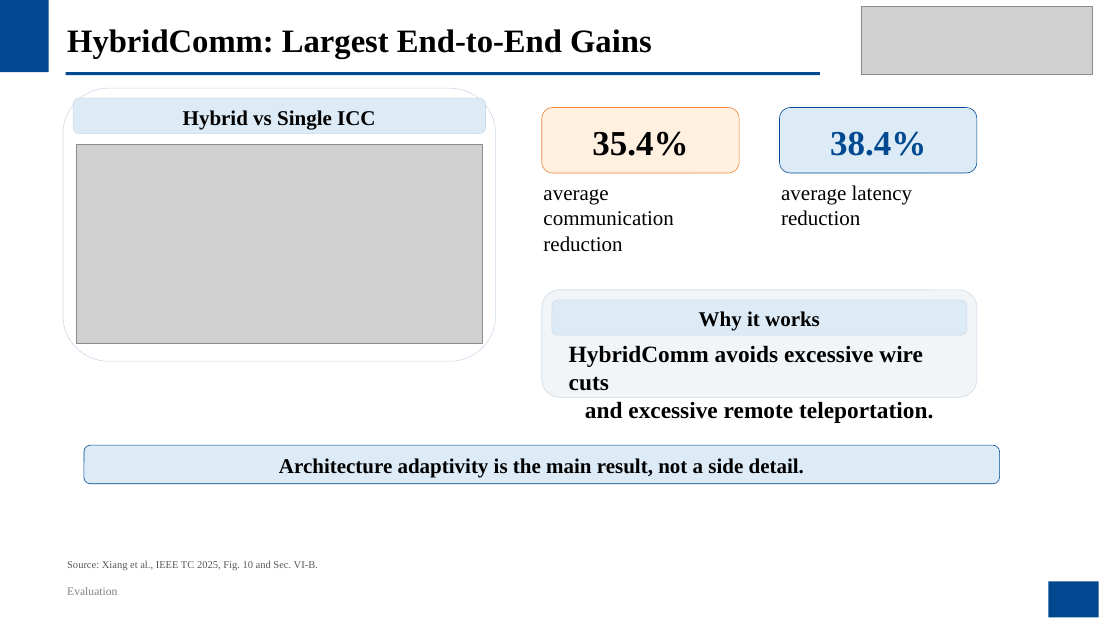
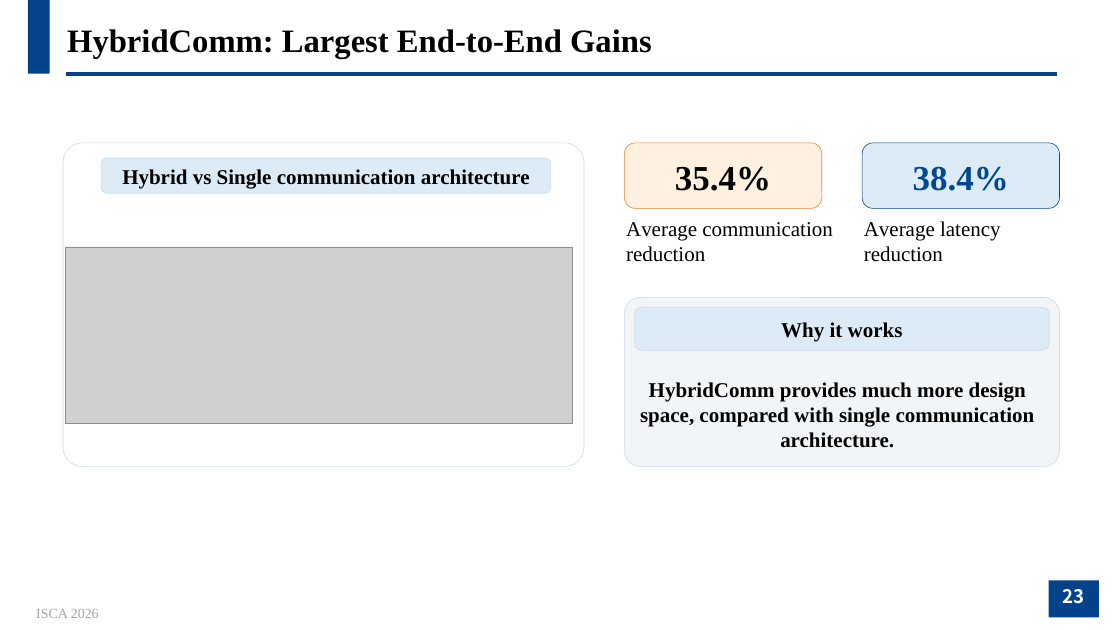
Before and after one commit to JanusQ/Janus4, a slide deck: slide 23 of adaptiveQC/pptx/AdaptDQC_Adaptive_Distributed_Quantum_Computing_With_Quantitative_Performance_Analysis.pptx (slide 26 before the commit). Drawn at 1120x630 pixels with LibreOffice and Linux fonts; fonts in the diff are those of the drawing; grey boxes stand for pictures; background and template pictures are left out. Boxes give left, top, right and bottom in pixels: in the first picture for what was removed or moved away, otherwise in the second. Text is boxed around its words. In the diff, an @@ line names an element or a change of style, - is before the commit and + after.

```diff
--- a/adaptiveQC/pptx/AdaptDQC_Adaptive_Distributed_Quantum_Computing_With_Quantitative_Performance_Analysis.pptx
+++ b/adaptiveQC/pptx/AdaptDQC_Adaptive_Distributed_Quantum_Computing_With_Quantitative_Performance_Analysis.pptx
@@ rectangle removed at (0,0,1120,630) @@
@@ rectangle removed at (0,0,49,72) @@
@@ picture removed at (861,7,1092,74) @@
@@ rectangle removed at (66,72,820,76) @@
@@ line added from (66, 74) to (1058, 74), #04428A 3 pt @@
@@ rounded rectangle at (63,143,584,466): proportions changed @@
@@ rounded rectangle: place and size @@
-rounded rectangle at (63,88,496,361)
+rounded rectangle at (63,143,584,466)
@@ picture removed at (76,145,482,344) @@
@@ rounded rectangle "35.4%": place and size @@
-rounded rectangle "35.4%" at (542,108,739,173)
+rounded rectangle "35.4%" at (624,143,822,208)
@@ rounded rectangle "38.4%": place and size @@
-rounded rectangle "38.4%" at (780,108,977,173)
+rounded rectangle "38.4%" at (862,143,1060,208)
@@ rounded rectangle "Hybrid vs Single communication architecture": place and size @@
-rounded rectangle "Hybrid vs Single communication architecture" at (73,98,486,134)
+rounded rectangle "Hybrid vs Single communication architecture" at (101,158,550,193)
@@ text in rounded rectangle at (122,169,530,189): text changed @@
-Hybrid vs Single ICC
+Hybrid vs Single communication architecture
@@ text "Average communication": place and size @@
-text "Average communication" at (543,189,673,252)
+text "Average communication" at (626,222,832,262)
@@ text at (626,222,832,240): text changed @@
-average communication
+Average communication
@@ text "Average latency": place and size @@
-text "Average latency" at (781,185,913,226)
+text "Average latency" at (864,221,1001,262)
@@ text at (864,221,1001,240): text changed @@
-average latency
+Average latency
@@ picture added at (66,248,573,423) @@
@@ rounded rectangle: place and size @@
-rounded rectangle at (542,290,977,397)
+rounded rectangle at (624,297,1060,466)
@@ rounded rectangle at (624,297,1060,466): proportions changed @@
@@ rounded rectangle "Why it works": place and size @@
-rounded rectangle "Why it works" at (552,300,967,335)
+rounded rectangle "Why it works" at (634,308,1049,350)
@@ text at (640,382,1035,448): text changed; size 20 to 18 pt @@
-HybridComm avoids excessive wire cuts
-and excessive remote teleportation.
+HybridComm provides much more design space, compared with single communication architecture.
@@ rounded rectangle removed at (84,445,1000,484) @@
-Architecture adaptivity is the main result, not a side detail.
@@ text removed at (67,560,318,570) @@
-Source: Xiang et al., IEEE TC 2025, Fig. 10 and Sec. VI-B.
@@ text removed at (67,587,117,595) @@
-Evaluation
@@ rectangle removed at (1049,581,1099,618) @@
@@ page number added at (1049,581,1099,618), fill #03428A, 16 pt, text #FFFFFF, bold @@
+23
@@ text added at (36,609,99,618), 12 pt, text #A5A5A5 @@
+ISCA 2026
```
Also in this commit, not shown: 23 other slides changed, 4 slides added, 7 slides removed, 1 other file.
